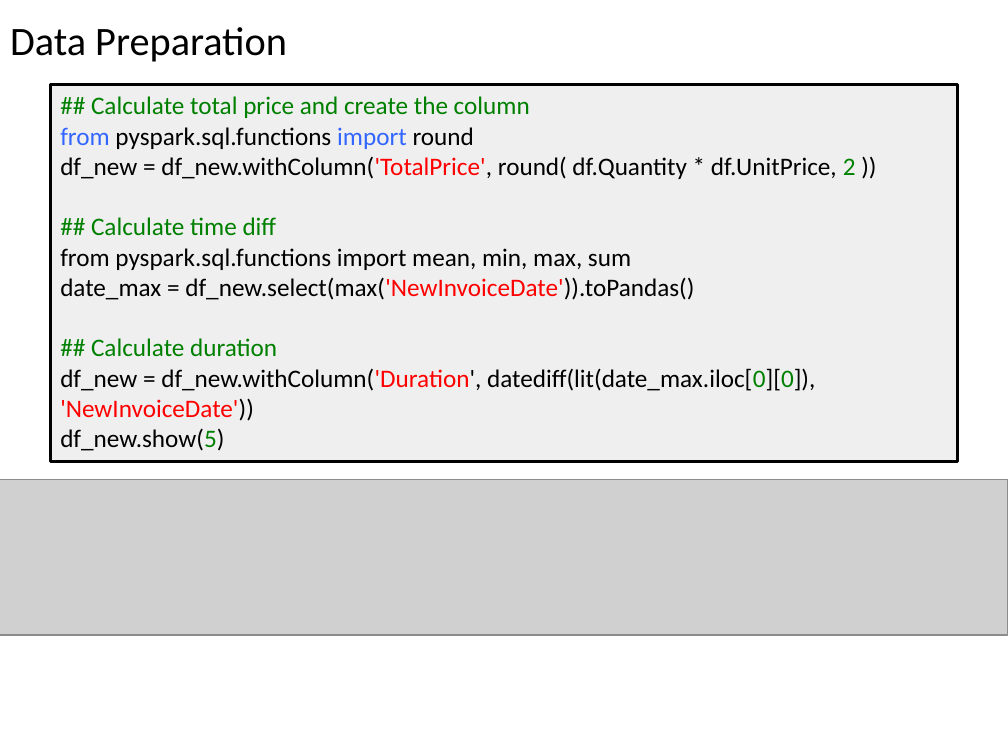
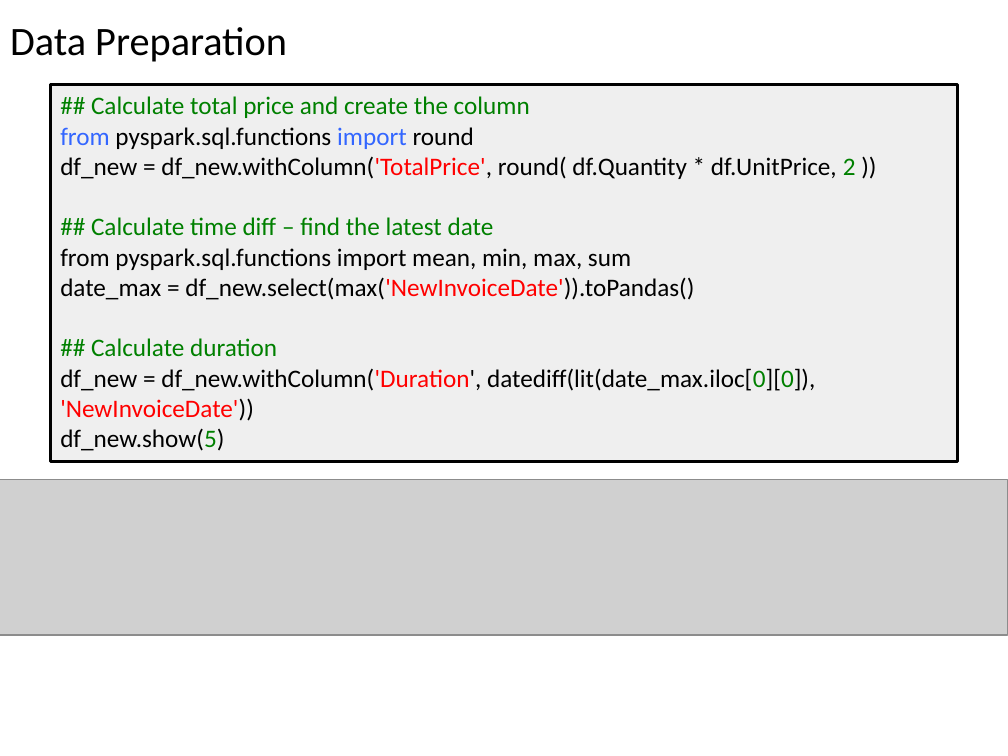
Before and after one commit to deviyantiam/finalproject, a slide deck: slide 9 of jcds03_finalproject.pptx. Drawn at 1008x756 pixels with LibreOffice and Linux fonts; fonts in the diff are those of the drawing; grey boxes stand for pictures. Boxes give left, top, right and bottom in pixels: in the first picture for what was removed or moved away, otherwise in the second. Text is boxed around its words. In the diff, an @@ line names an element or a change of style, - is before the commit and + after.

```diff
--- a/jcds03_finalproject.pptx
+++ b/jcds03_finalproject.pptx
@@ text in rectangle at (91, 217, 494, 236): text changed @@
-## Calculate time diff
+## Calculate time diff – find the latest date
```
Also in this commit, not shown: 9 other slides changed, 1 slide added, 1 other file.
